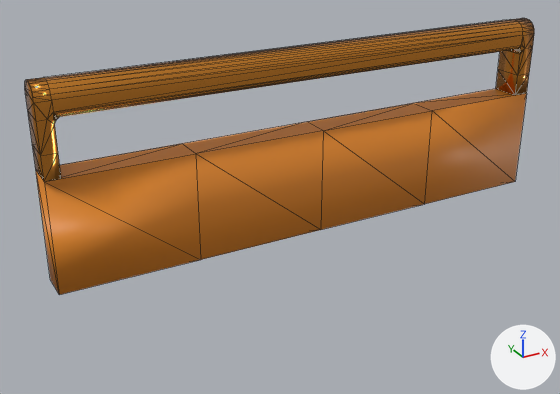
A saved change to the glTF model resources/models/tiles/incubator_lab/railing_1.glb.
One viewpoint serves both versions: a 50 mm lens placed at (1.29, -3.27, 1.91), pointed at (2.59, -0.9, 0.73). The axes (+X, +Y, +Z) are drawn at lower right. The lights are the same throughout. Mesh edges are drawn as thin lines. Vertices at the same position are counted once.
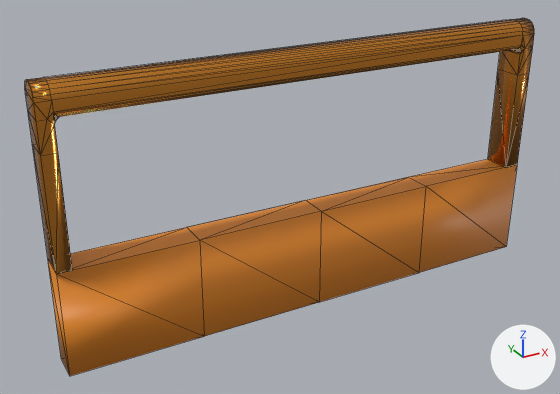
The newer file is also turned or shifted as a whole; pictures and numbers use the older file's frame.

Boxes (x1, y1, x2, y2) around the edits, measured in the pictures (560 x 394 px; the box of a moved part takes in the faces that stretch with it):
```json
{"object": "Cube.001", "change": "reshaped", "before": [25, 18, 534, 295], "after": [25, 18, 534, 376], "on screen": "29% taller"}
{"part": 1, "of": "me_cube_001", "change": "moved or reshaped", "before": [34, 70, 529, 295], "after": [34, 70, 529, 376]}
```

The change, as JSON lines over the scene's bpy script:
```json
{"block": "me_cube_001", "where": "me_cube_001.from_pydata(...)  # 144 vertices, 282 faces; spans x -1.0..1.0, y -1.0..-0.88, z 0.6..1.3"}
{"block": "me_cube_001", "where": "# used by ob_cube_001; location = (2.719, 0.0, 0.0)"}
{"block": "me_cube_001", "change": "me_cube_001 part 1: all 24 vertices in x -1.0..1.0, y -1.0..-0.88, z 0.6..1.0 are moved by (0.0, 0.0, -0.32)"}
```
